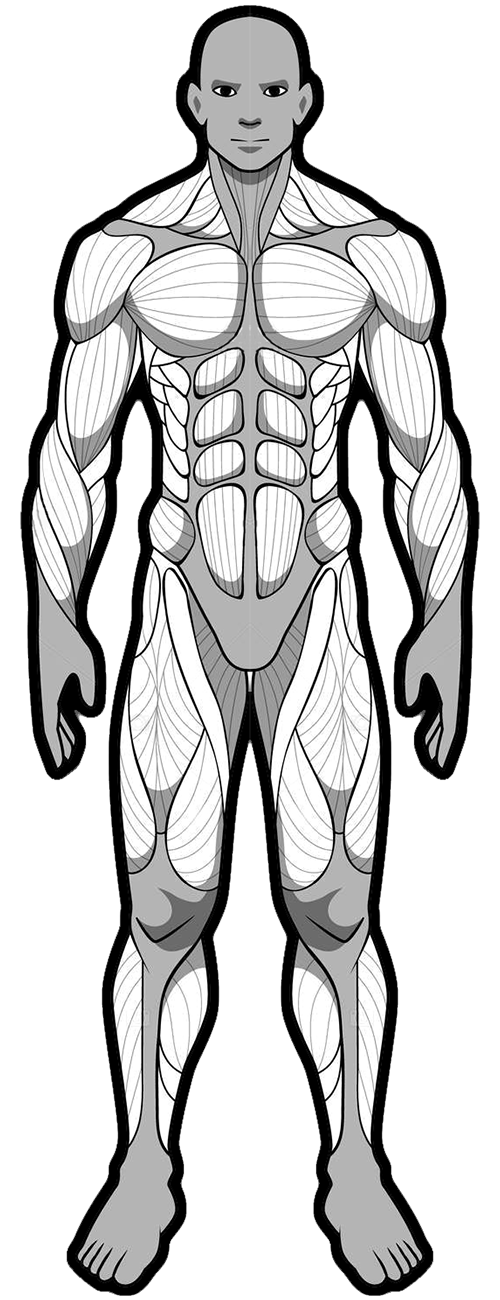
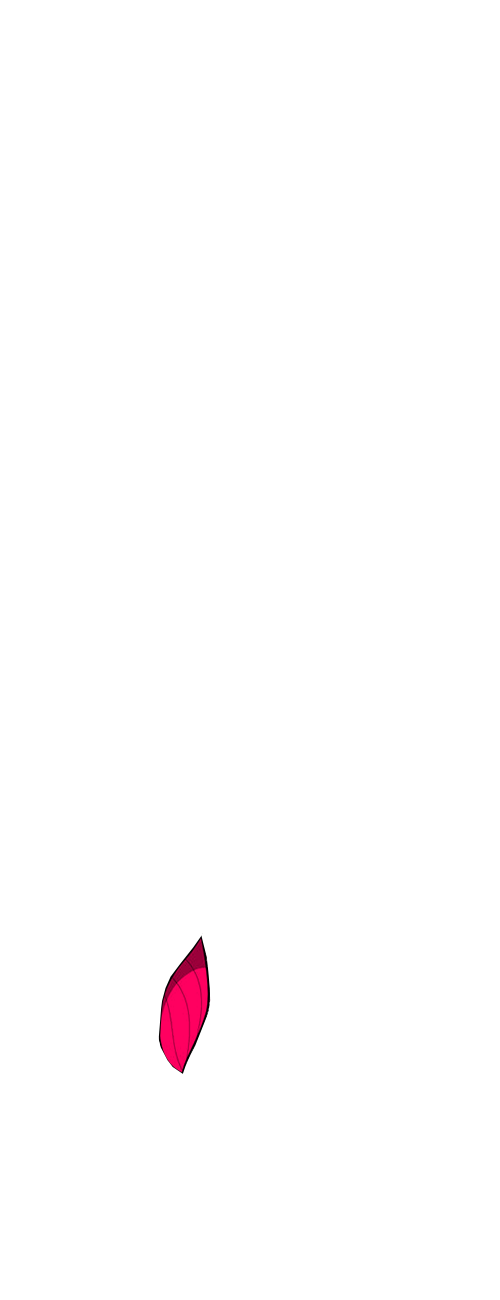
The second w=500, h=1300 image is a revision of the first. Changes to its layers:
added layer "Relleno de color 1" (multiply) above "Derecha" over [left=20, top=5, right=480, bottom=1296]
added group "Derecha" with 15 layers above "Relleno de color 1 copia" over [left=30, top=154, right=248, bottom=1148]
added layer "15" (1st of 2, in "Derecha") in group "Derecha" over [left=158, top=933, right=211, bottom=1074]
added layer "Relleno de color 1 copia" (multiply) above "Izquierda" over [left=20, top=5, right=480, bottom=1296]
added group "Izquierda" with 15 layers above "Grupo 1" over [left=252, top=154, right=471, bottom=1148]
moved "musculosParcial" into group "Grupo 1", painted on it over [left=20, top=5, right=250, bottom=1296]
moved "musculosParcial copia" into group "Grupo 1", painted on it over [left=250, top=5, right=480, bottom=1296]
